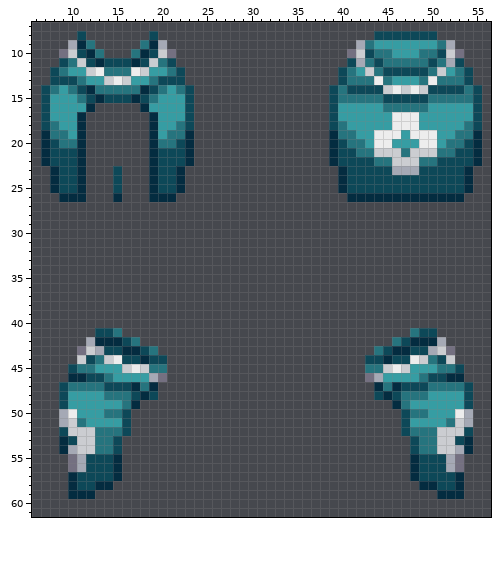
Pixel-art sprite, stored at Resources/Textures/Clothing/Neck/Cloaks/cmo.rsi/equipped-NECK.png. Above, as it was before the edit.
The file is 64x64 pixels. Shown: x 6..56, y 7..61.
And afterwards:
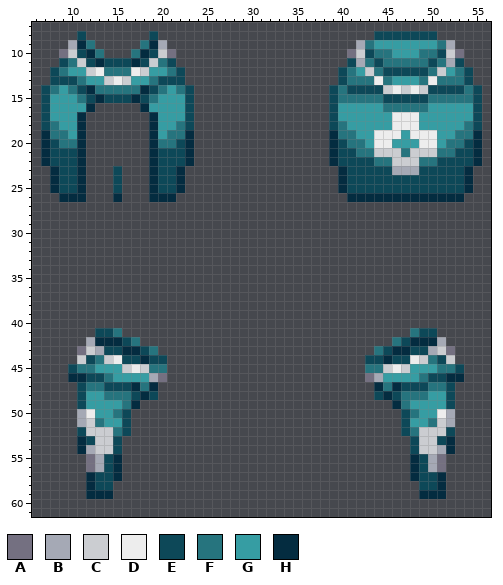
Palette (. is transparent): A #747081  B #a5a9b5  C #cbcdd1  D #ededed  E #0d4858  F #26747e  G #369da3  H #042c40
Commit message: - tweak: Попробовал изменить плащи до формфактора, какой был у предыдущих
Difference:
@@ x 6..56 @@
 46 ....HHEEFGGGGBA......................ABGGGGFEEHH...
-47 ...EFFFFEEEHFH........................HFHEEEFFFFE..
-48 ...EGGGGFFFEHE........................EHEFFFGGGGE..
-49 ...EGGGGGGFH............................HFGGGGGGE..
-50 ...BDGGGFFE..............................EFFGGGDB..
-51 ...BCFGGGGE..............................EGGGGFCB..
-52 ...ECCCFFFE..............................EFFFCCCE..
-53 ...HECCFFE................................EFFCCEH..
-54 ...HBCCFFE................................EFFCCBH..
-55 ....ABEEEH................................HEEEBA...
-56 ....ABEEEH................................HEEEBA...
-57 ....HEEEEH................................HEEEEH...
-58 ....HEEHH..................................HHEEH...
-59 ....HHH......................................HHH...
+47 .....EFFEEEHFH........................HFHEEEFFE....
+48 .....EGGFFFEHE........................EHEFFFGGE....
+49 .....EGGGGFH............................HFGGGGE....
+50 .....BDGGFE..............................EFGGDB....
+51 .....BCFGGE..............................EGGFCB....
+52 .....ECCCFE..............................EFCCCE....
+53 .....HECCE................................ECCEH....
+54 .....HBCCE................................ECCBH....
+55 ......ABEH................................HEBA.....
+56 ......ABEH................................HEBA.....
+57 ......HEEH................................HEEH.....
+58 ......HEE..................................EEH.....
+59 ......HHH..................................HHH.....
 60 ...................................................
Boxes around the changes in both pictures, in picture pixels (x1, y1, x2, y2):
changed: (59, 382, 113, 499)
changed: (419, 382, 473, 499)
